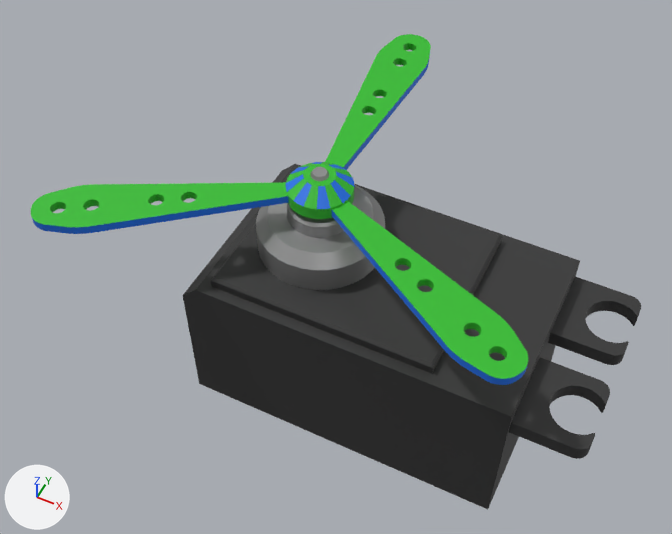
One commit to the Blender file public/assets/models/servo_motor/servo_motor.blend: the scene before it, then after it.
Both versions are drawn from a camera (50 mm lens) standing at (1.76, -3.33, 5.06) and looking at (0.08, 0.05, 0.85). Arrows for +X, +Y and +Z are at lower left; the lights stay in place.

Objects in the first picture: 'body', 'wing'.
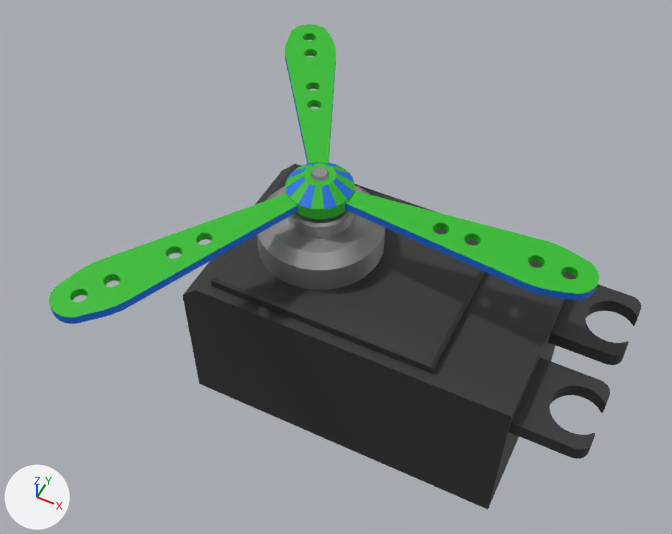
Location of each change, [x1, y1, x2, y2] in pixels of the pictures (672 x 534 px):
'wing', turned
    before: [31, 34, 528, 385]
    after: [49, 24, 599, 324]

The change, as a list of edits to the scene's bpy script:
```text
Change ob_wing:
    ob_wing.rotation_euler: (0.0, 0.0, -2.561) -> (0.0, 0.0, 0.0)  # degrees (0, 0, -147) -> degrees (0, 0, 0)
```
